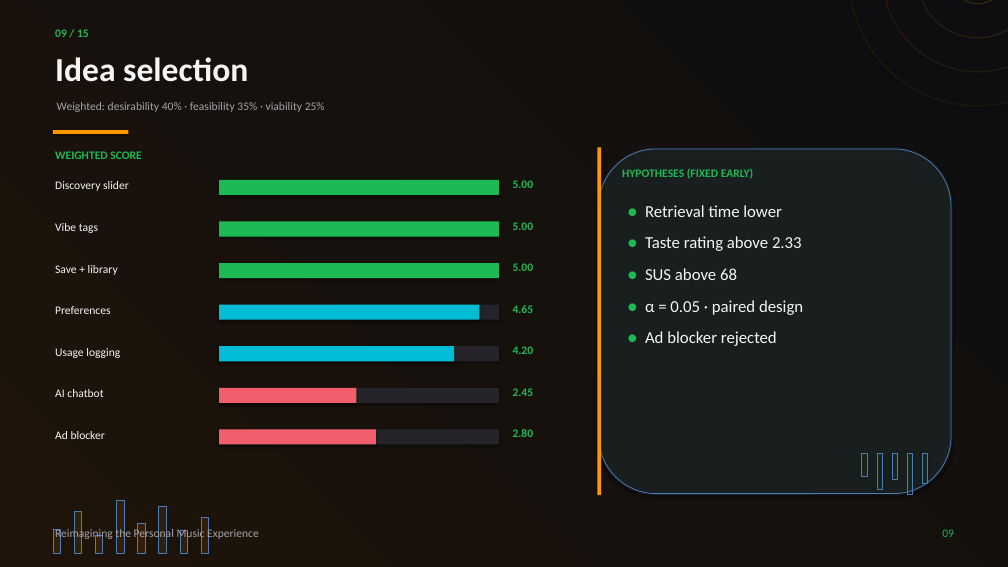
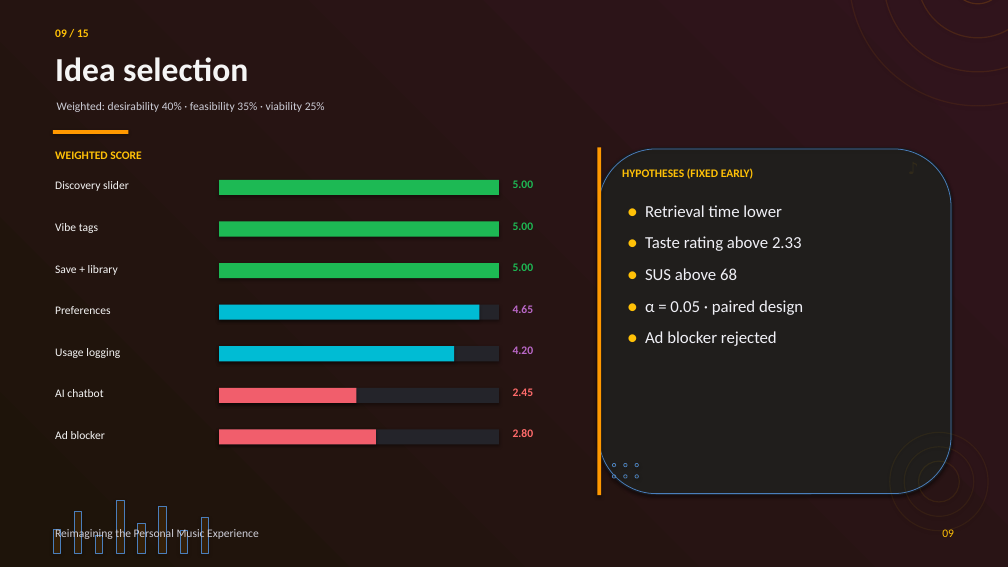
Before and after one commit to preet-kamdar/design-thinking-sem3, a slide deck: slide 9 of docs/Presentation.pptx. Drawn at 1008x567 pixels with LibreOffice and Linux fonts; fonts in the diff are those of the drawing. Boxes give left, top, right and bottom in pixels: in the first picture for what was removed or moved away, otherwise in the second. Text is boxed around its words. In the diff, an @@ line names an element or a change of style, - is before the commit and + after.

```diff
--- a/docs/Presentation.pptx
+++ b/docs/Presentation.pptx
@@ rectangle at (0, 0, 1008, 567): fill gradient #1E140A to #0E0E10 to gradient #1E140A to #30141C @@
@@ text "Weighted: desirability 40% · feasibility ..." at (57, 102, 325, 112): text colour #A3A3AA to #CDCDD7 @@
@@ rounded rectangle at (599, 149, 951, 494): fill #1DB954 at 3% opacity to #FFC107 at 3% opacity @@
@@ text added at (906, 157, 938, 188), 16 pt, text #FFC107 at 8% opacity @@
+♪
@@ text "● Retrieval time lower" at (645, 205, 803, 346): text colour #1DB954 to #FFC107 in "●", "●", "●", "●" and 1 more places; text colour #F5F5F5 to #F0F0F6 @@
@@ text "4.65" at (513, 305, 534, 313): text colour #1DB954 to #BA68C8 @@
@@ text "4.20" at (513, 346, 534, 354): text colour #1DB954 to #BA68C8 @@
@@ text "2.45" at (513, 388, 534, 396): text colour #1DB954 to #FF6B6B @@
@@ text "2.80" at (513, 429, 534, 437): text colour #1DB954 to #FF6B6B @@
@@ ellipse added at (890, 433, 988, 531), outline #FFC107 1.1 pt @@
@@ ellipse added at (904, 447, 974, 516), outline #FFC107 1.1 pt @@
@@ ellipse added at (613, 464, 616, 467), fill #FFC107 at 6% opacity @@
@@ ellipse added at (624, 464, 627, 467), fill #FFC107 at 6% opacity @@
@@ ellipse added at (624, 475, 627, 478), fill #FFC107 at 6% opacity @@
@@ ellipse added at (635, 464, 638, 467), fill #FFC107 at 6% opacity @@
@@ ellipse added at (635, 475, 638, 478), fill #FFC107 at 6% opacity @@
@@ rectangle removed at (862, 454, 867, 476) @@
@@ rectangle removed at (877, 454, 882, 490) @@
@@ rectangle removed at (892, 454, 898, 479) @@
@@ text "♫" at (900, 450, 953, 495): text colour #1DB954 at 14% opacity to #FFC107 at 14% opacity @@
@@ rectangle removed at (907, 454, 913, 495) @@
@@ ellipse added at (919, 461, 960, 502), outline #FFC107 1.1 pt @@
@@ rectangle removed at (923, 454, 928, 484) @@
@@ text "Reimagining the Personal Music Experience" at (55, 528, 259, 541): text colour #A3A3AA to #CDCDD7 @@
@@ text colour #1DB954 to #FFC107 in 4 elements at (55, 29, 89, 37), (55, 151, 141, 159), (622, 168, 754, 179), (942, 529, 954, 537) @@
```
Also in this commit, not shown: 14 other slides changed, 2 other files.
